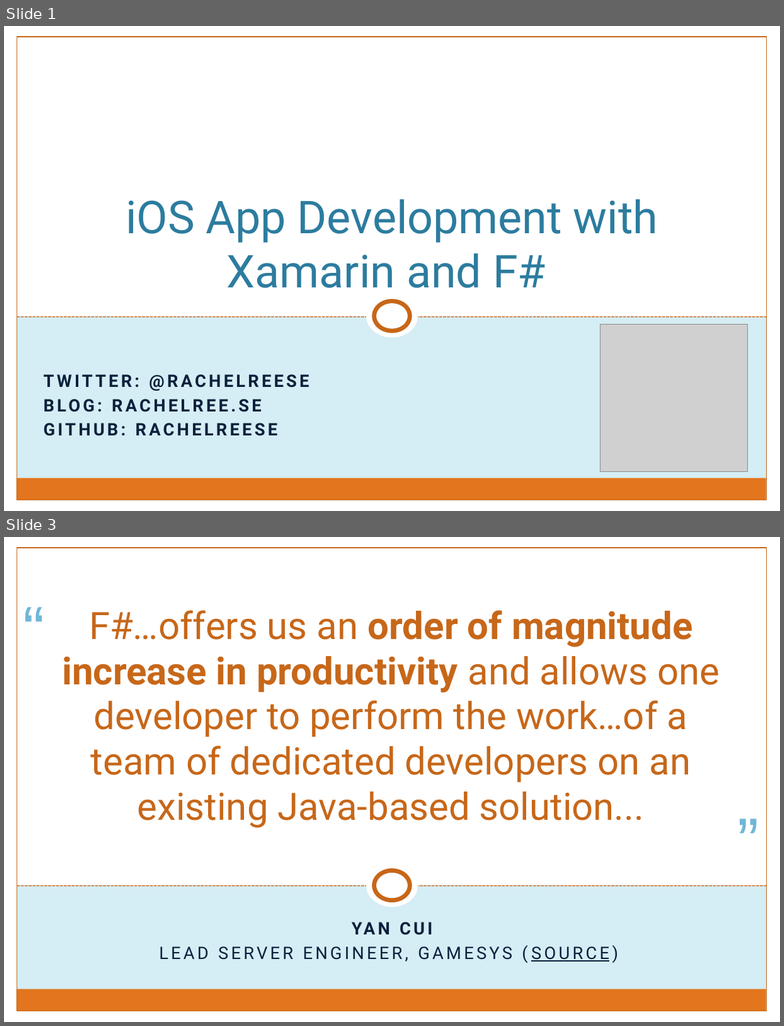
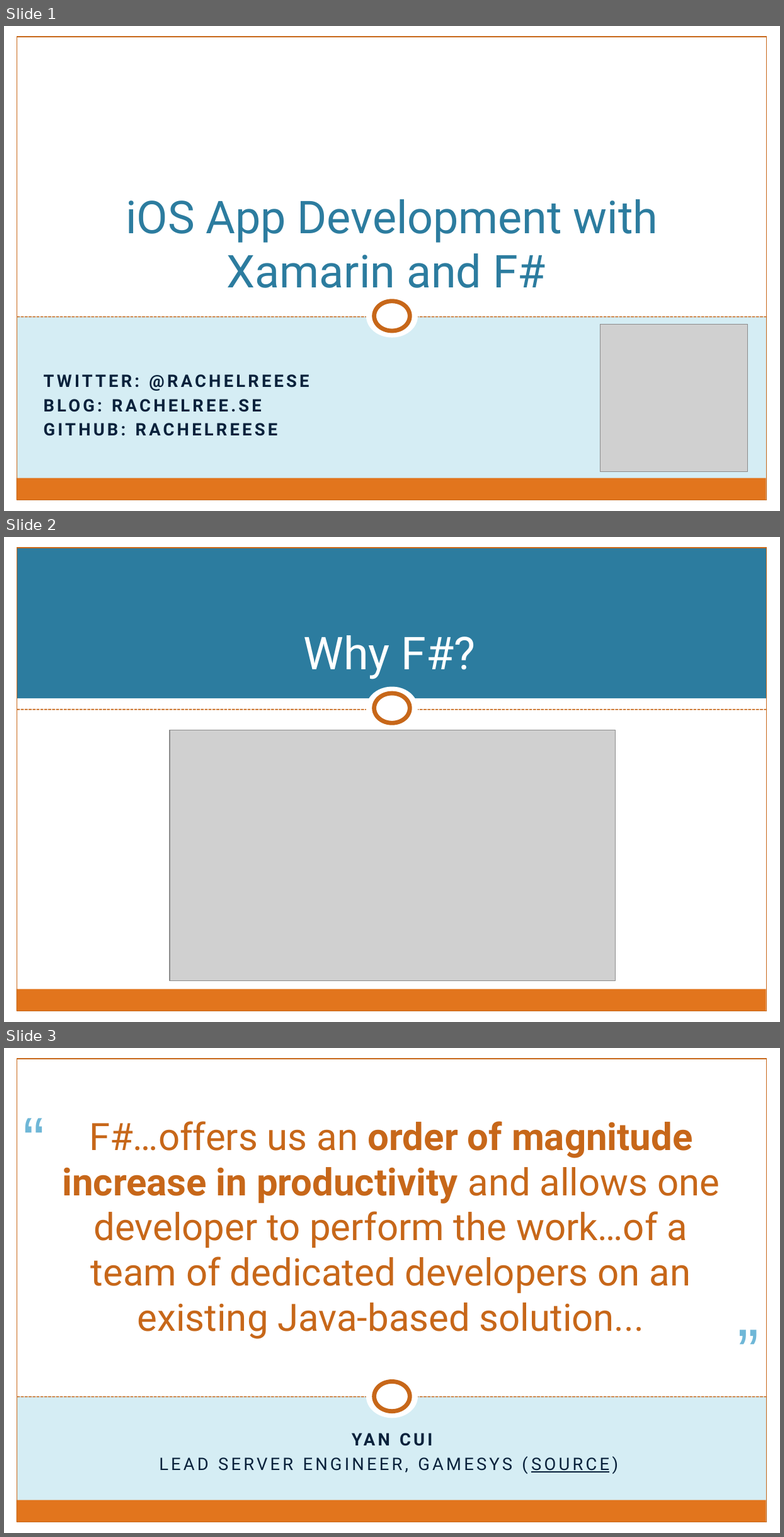
Before and after one commit to rachelblasucci/Current-Talks, a slide deck: Intro to Xamarin F#/F#-iOS.pptx. Shown one above the other, each under a label of ours: slides 1 and 3 before the commit, slides 1, 2 and 3 after it; the slides between them are not shown. The pictures are 784x1026 and 784x1537 pixels, drawn with LibreOffice and Linux fonts; fonts in the diff are those of the drawing; grey boxes stand for pictures. Boxes give left, top, right and bottom in pixels: in the first picture for what was removed or moved away, otherwise in the second. Text is boxed around its words. In the diff, an @@ line names an element or a change of style, - is before the commit and + after.

```diff
--- a/Intro to Xamarin F#/F#-iOS.pptx
+++ b/Intro to Xamarin F#/F#-iOS.pptx
@@ slide 2 added at bbox=[4, 537, 780, 1022], background #FFFFFF; not listed: 3 template elements that a slide beside it also shows @@
@@ rectangle added at bbox=[4, 537, 780, 548], fill #FFFFFF @@
@@ rectangle added at bbox=[17, 547, 767, 698], fill #2C7C9F @@
@@ rectangle added at bbox=[767, 538, 780, 1022], fill #FFFFFF @@
@@ title added at bbox=[303, 635, 476, 679], 42 pt, text #FFFFFF @@
+Why F#?
@@ ellipse added at bbox=[366, 687, 419, 730], fill #FFFFFF @@
@@ rectangle added at bbox=[17, 698, 767, 720], fill #FFFFFF @@
@@ ellipse added at bbox=[374, 693, 410, 722], fill #FFFFFF, outline #C7671A 4 pt @@
@@ line added from (17, 710) to (767, 710), #C7671A 0.9 pt dashed @@
@@ picture added at bbox=[169, 730, 616, 981] @@
```
Also in this commit, not shown: 2 slides changed.
